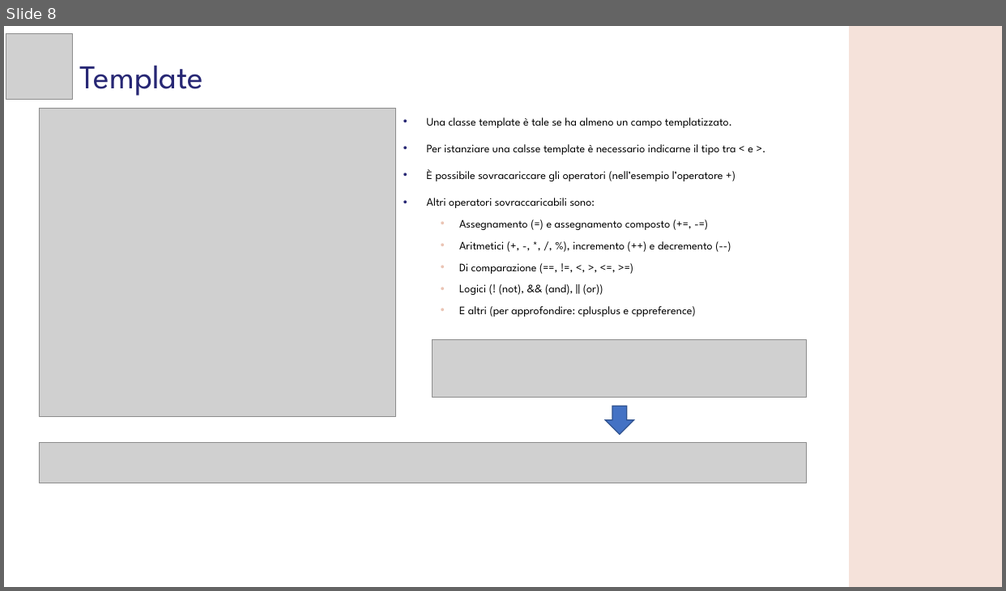
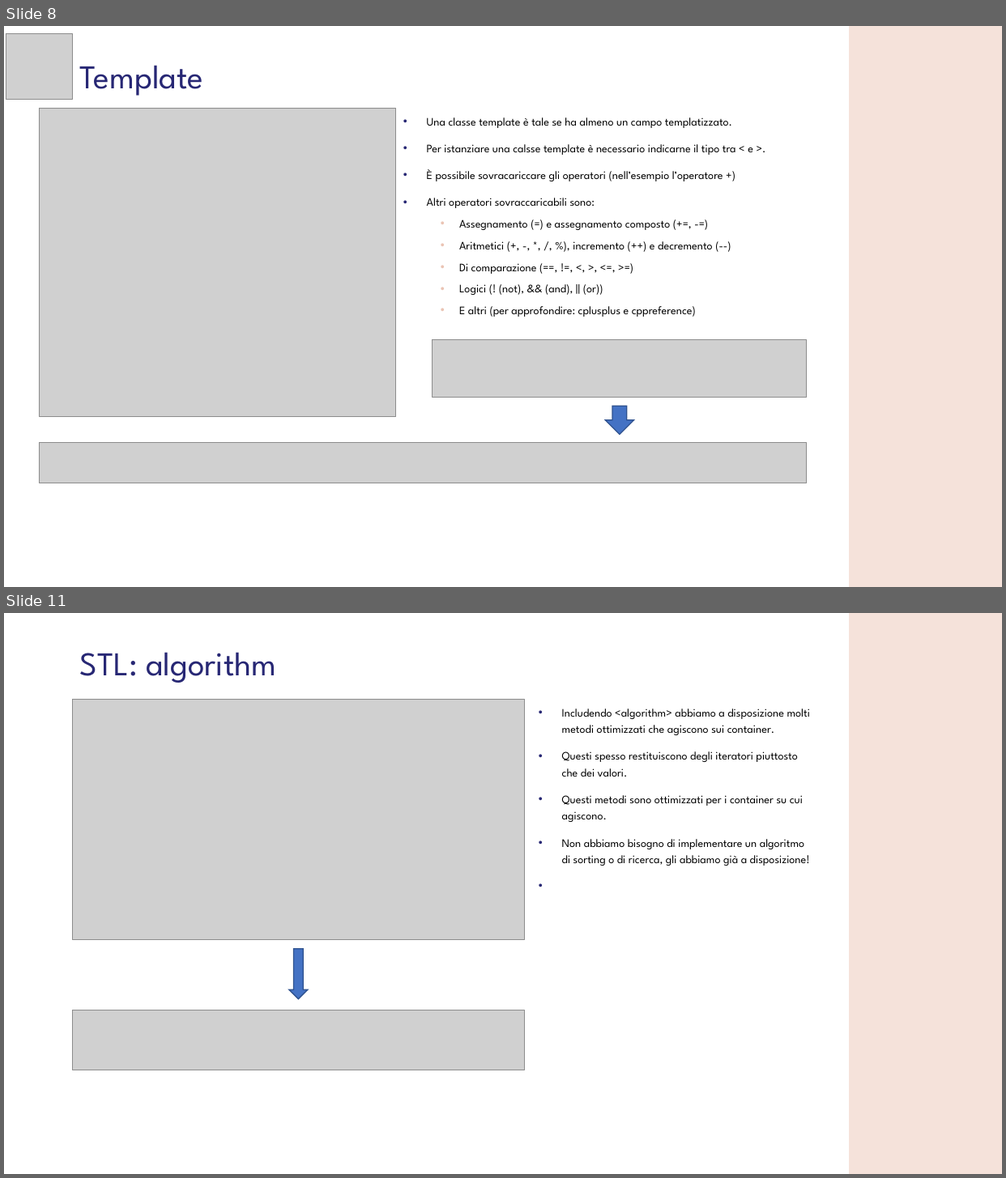
Before and after one commit to GMATZEU42/WS, a slide deck: WS04/WS_4.odp. Shown one above the other, each under a label of ours: slide 8 before the commit, slides 8 and 11 after it; the slides between them are not shown. The pictures are 1006x591 and 1006x1178 pixels, drawn with LibreOffice and Linux fonts; fonts in the diff are those of the drawing; grey boxes stand for pictures; background and template pictures are left out. Boxes give left, top, right and bottom in pixels: in the first picture for what was removed or moved away, otherwise in the second. Text is boxed around its words. In the diff, an @@ line names an element or a change of style, - is before the commit and + after.

```diff
--- a/WS04/WS_4.odp
+++ b/WS04/WS_4.odp
@@ slide 11 added at [4,613,1002,1174], background #FFFFFF; not listed: 1 template element that a slide beside it also shows @@
@@ title added at [80,652,276,683], 32 pt, text #272774 @@
+STL: algorithm
@@ picture added at [73,699,524,940] @@
@@ text added at [562,709,810,866], 11 pt, text #000000 @@
+• Includendo <algorithm> abbiamo a disposizione molti metodi ottimizzati che agiscono sui container.
+• Questi spesso restituiscono degli iteratori piuttosto che dei valori.
+• Questi metodi sono ottimizzati per i container su cui agiscono.
+• Non abbiamo bisogno di implementare un algoritmo di sorting o di ricerca, gli abbiamo già a disposizione!
@@ freeform shape added at [289,949,308,999], fill #4472C4, outline #2F528F 0.99 pt @@
@@ picture added at [73,1011,524,1071] @@
```
Also in this commit, not shown: 1 slide changed, 3 other slides added, 11 slides removed, 2 other files.
